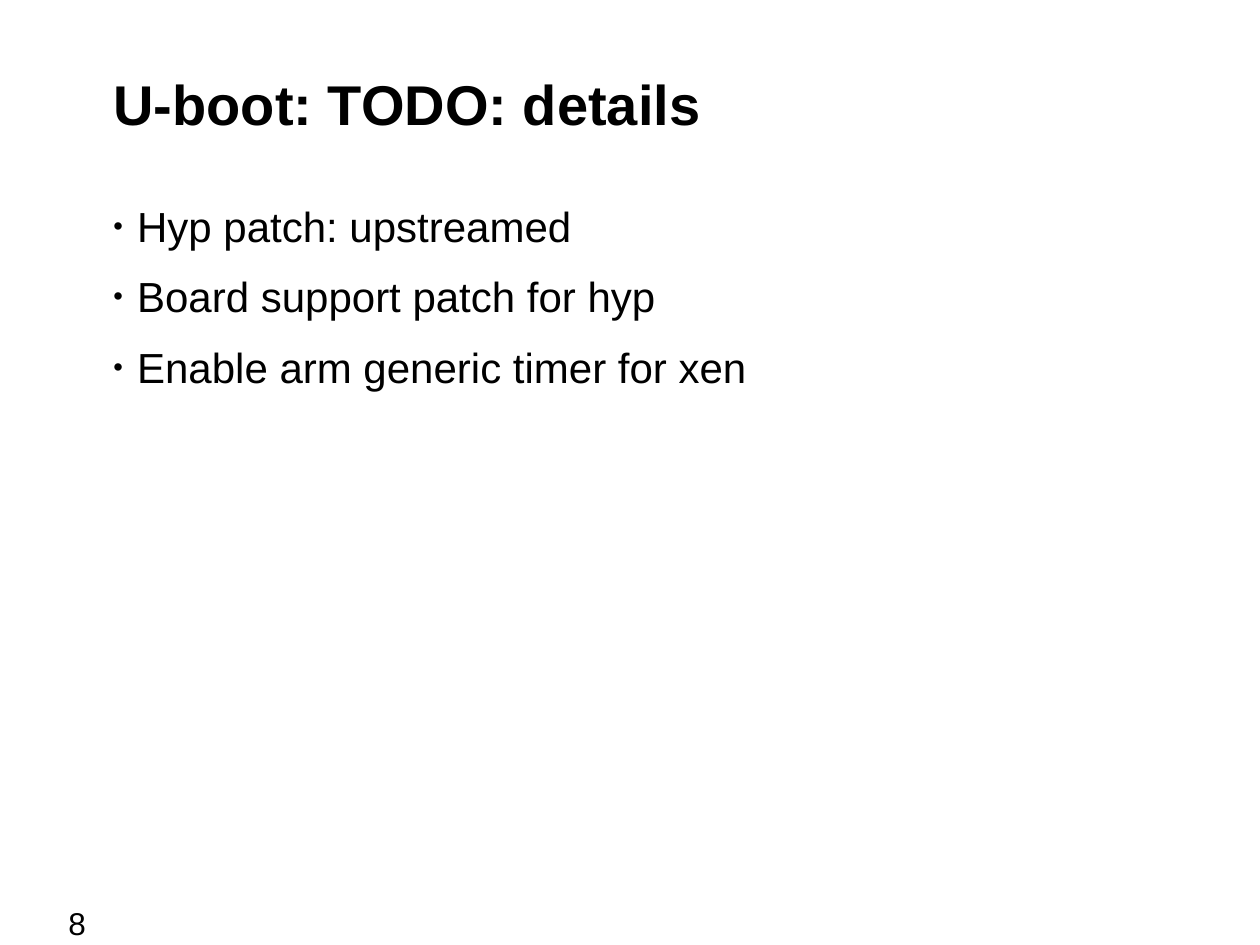
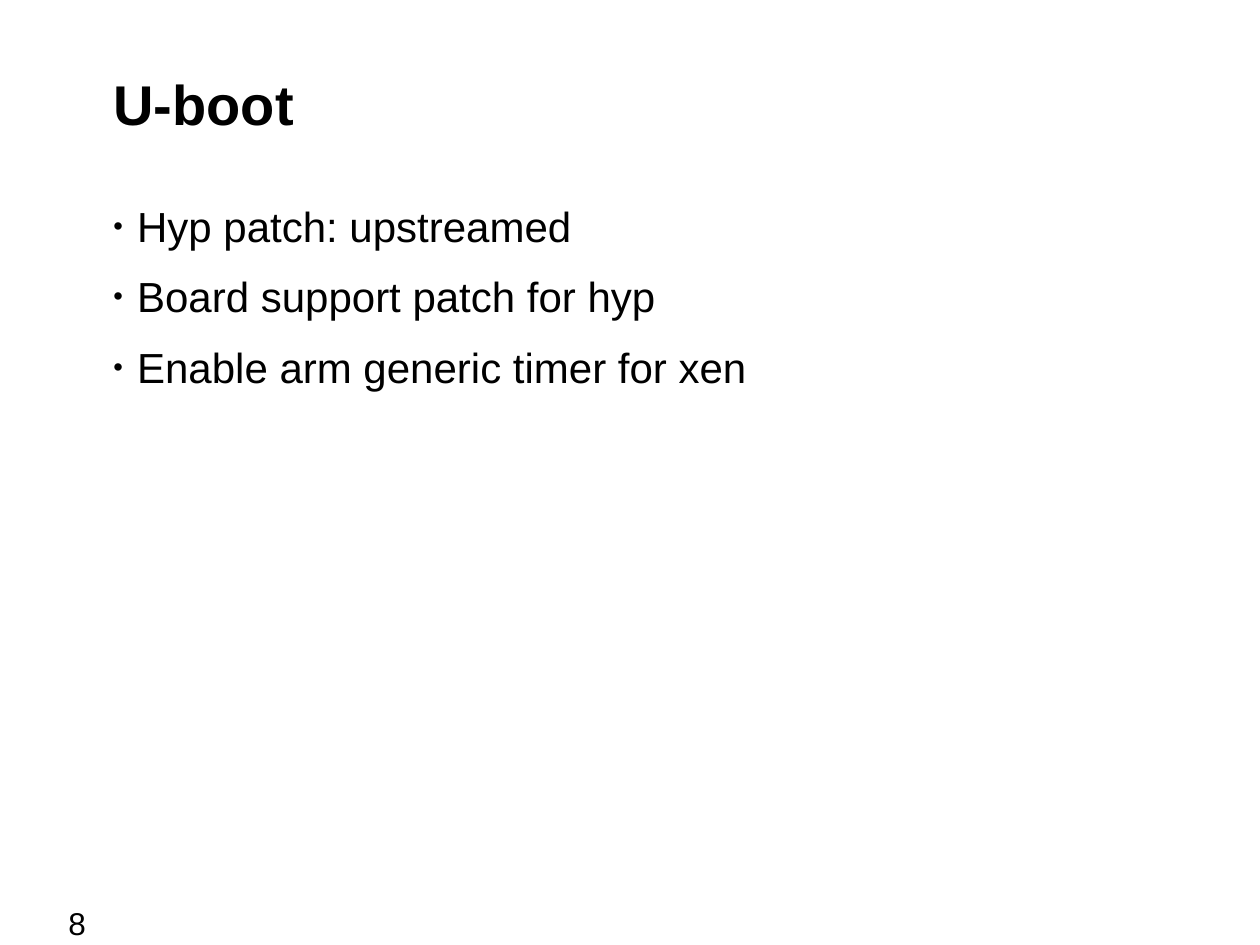
Before and after one commit to bjzhang/open_log, a slide deck: slide 8 of novell/community/ouros/xen_on_cubietruck.odp. Drawn at 1260x945 pixels with LibreOffice and Linux fonts; fonts in the diff are those of the drawing; background and template pictures are left out. Boxes give left, top, right and bottom in pixels: in the first picture for what was removed or moved away, otherwise in the second. Text is boxed around its words. In the diff, an @@ line names an element or a change of style, - is before the commit and + after.

```diff
--- a/novell/community/ouros/xen_on_cubietruck.odp
+++ b/novell/community/ouros/xen_on_cubietruck.odp
@@ title at [113,84,293,126]: text changed @@
-U-boot: TODO: details
+U-boot
```
Also in this commit, not shown: 7 other slides changed, 1 slide added, 11 slides removed, 3 other files.
